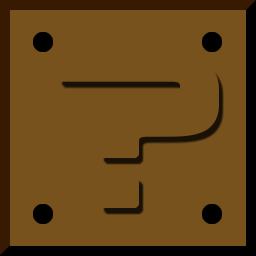
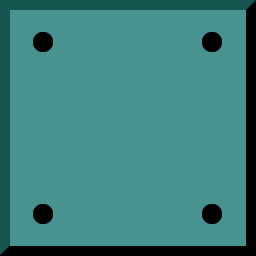
The second 256x256 image is a revision of the first. Changes to its layers:
hid "?" over [58, 57, 219, 208]
added layer "Frame Underground Darkened" above "Frame Darkened" over [0, 0, 256, 256]
renamed "Fram Darkened" to "Frame Darkened", hid it over [0, 0, 256, 256]
hid "Frame Brown" over [0, 0, 256, 256]
added layer "Underground" above "Overworld" over [0, 0, 256, 256]
hid "Overworld" over [0, 0, 256, 256]
hid "Question_Overworld" over [0, 0, 256, 256]
